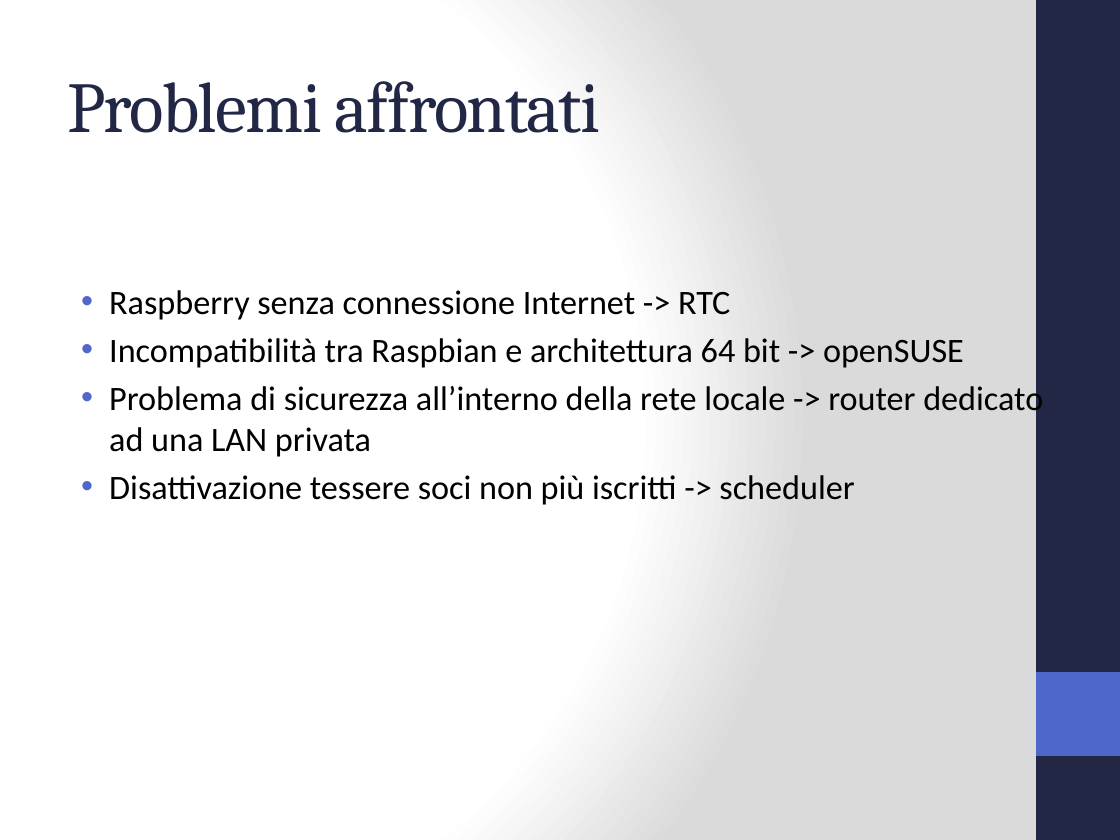
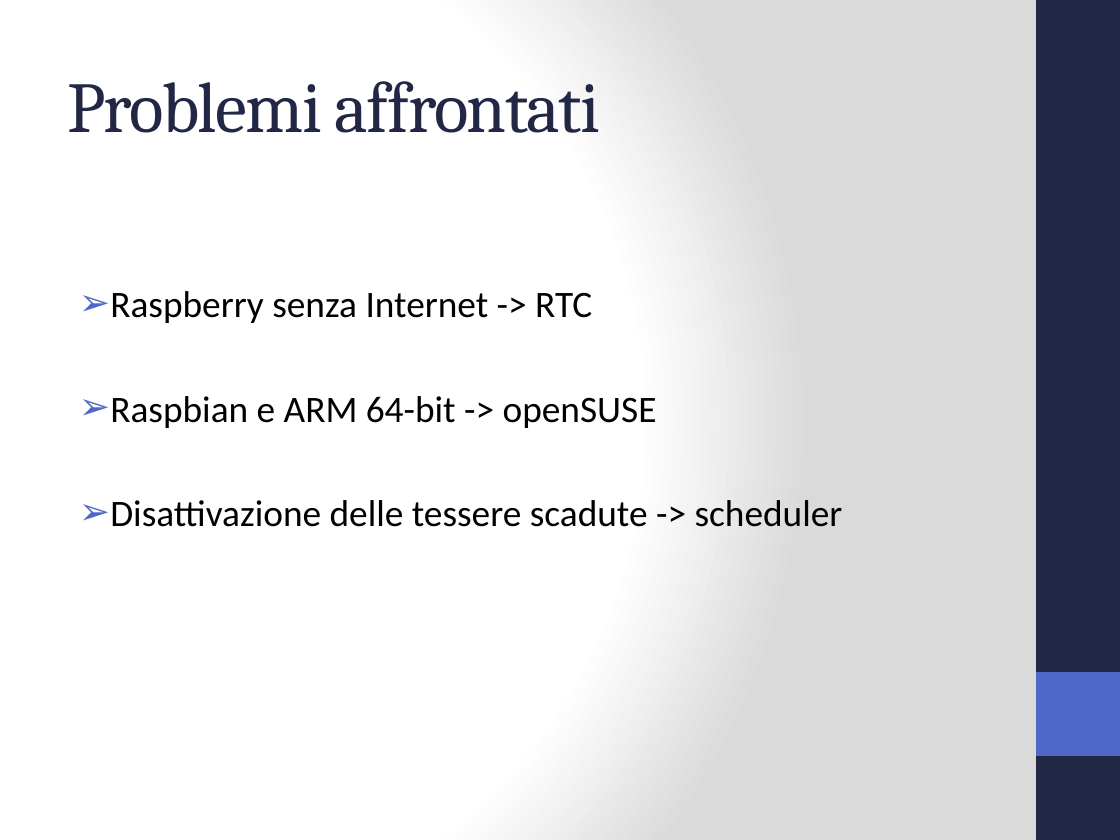
Before and after one commit to Jolsty/SimSim, a slide deck: slide 8 of Tesi_Sistema_Accessi_IoT_Andrei_Ciulpan_872394/presentazione/Sistema Accessi IoT.pptx. Drawn at 1120x840 pixels with LibreOffice and Linux fonts; fonts in the diff are those of the drawing. Boxes give left, top, right and bottom in pixels: in the first picture for what was removed or moved away, otherwise in the second. Text is boxed around its words. In the diff, an @@ line names an element or a change of style, - is before the commit and + after.

```diff
--- a/Tesi_Sistema_Accessi_IoT_Andrei_Ciulpan_872394/presentazione/Sistema Accessi IoT.pptx
+++ b/Tesi_Sistema_Accessi_IoT_Andrei_Ciulpan_872394/presentazione/Sistema Accessi IoT.pptx
@@ text at [110,291,843,527]: text changed; size 22 to 24 pt @@
-• Raspberry senza connessione Internet -> RTC
-• Incompatibilità tra Raspbian e architettura 64 bit -> openSUSE
-• Problema di sicurezza all’interno della rete locale -> router dedicato ad una LAN privata
-• Disattivazione tessere soci non più iscritti -> scheduler
+➢ Raspberry senza Internet -> RTC
+➢ Raspbian e ARM 64-bit -> openSUSE
+➢ Disattivazione delle tessere scadute -> scheduler
```
Also in this commit, not shown: 7 other slides changed, 3 other files.
